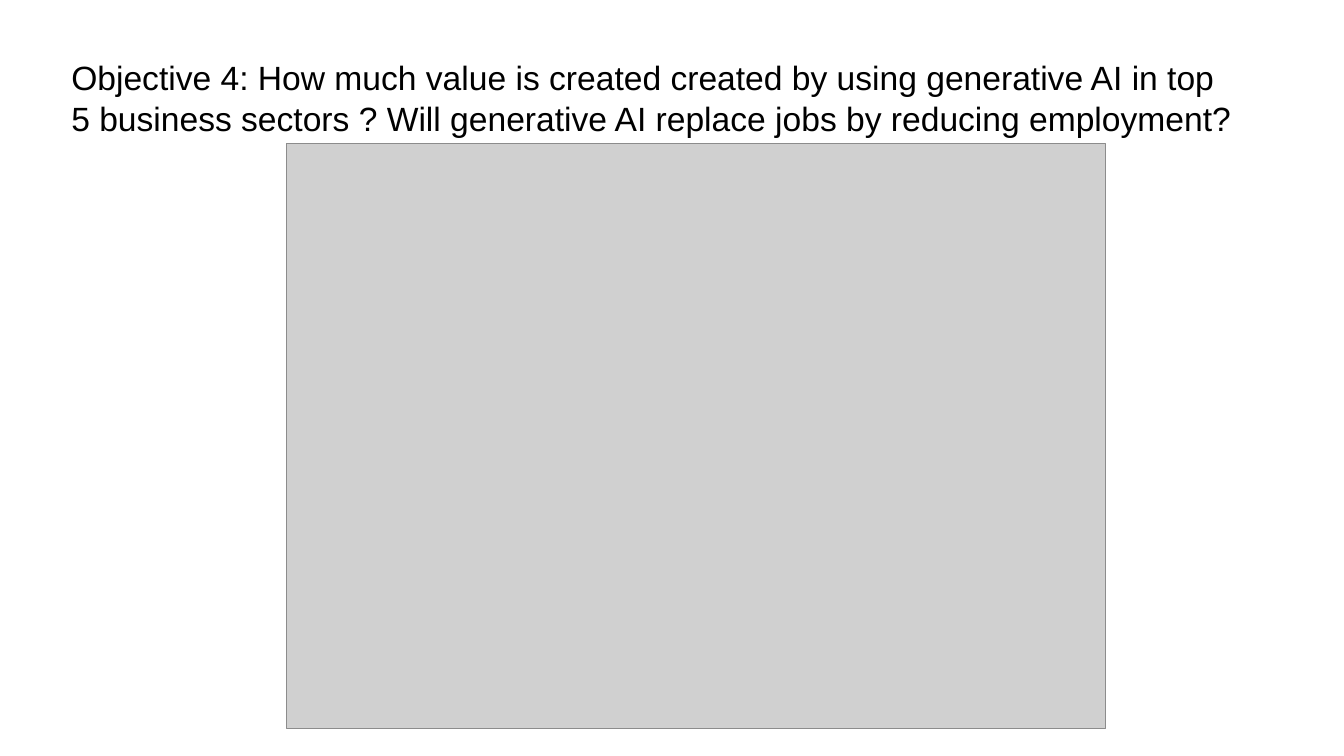
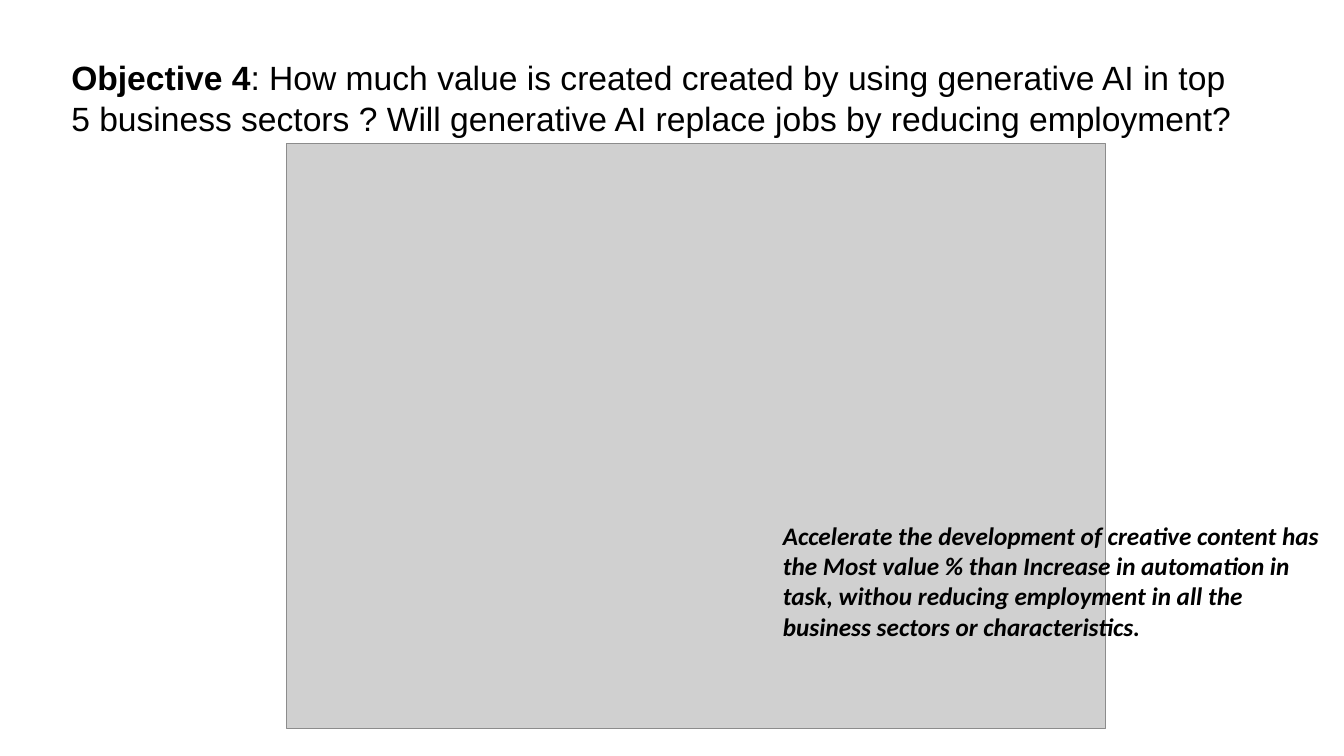
Before and after one commit to rajprasadshrestha/groupassignments, a slide deck: slide 12 of bigdatafundamentals/Presentation5.pptx. Drawn at 1344x756 pixels with LibreOffice and Linux fonts; fonts in the diff are those of the drawing; grey boxes stand for pictures. Boxes give left, top, right and bottom in pixels: in the first picture for what was removed or moved away, otherwise in the second. Text is boxed around its words. In the diff, an @@ line names an element or a change of style, - is before the commit and + after.

Commit message:
updated some files as per the objectives of the project

```diff
--- a/bigdatafundamentals/Presentation5.pptx
+++ b/bigdatafundamentals/Presentation5.pptx
@@ text "Objective 4: How much value ..." at box(71, 65, 1231, 138): bold on in "Objective 4:" @@
@@ text added at box(783, 527, 1318, 642), 18 pt, text #000000, bold, italic @@
+Accelerate the development of creative content has the Most value % than Increase in automation in task, withou reducing employment in all the business sectors or characteristics.
```
Also in this commit, not shown: 8 other slides changed, 43 other files.
